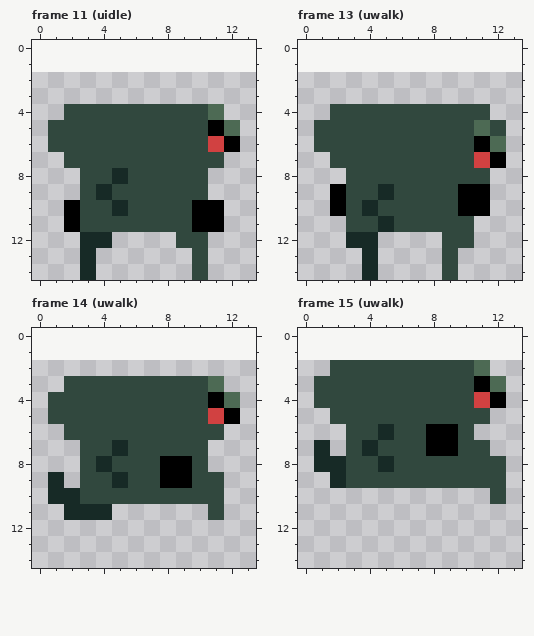
File history of a pixel-art file, assets/hammerhead.ase. Above: the version before the commit.
14x13 pixels, 18 frames. Shown: frame 11 (uidle), frame 13 (uwalk), frame 14 (uwalk), frame 15 (uwalk). The old version is drawn lined up with the new one, on the new canvas. The commit also changed other frames, which this record leaves out.
The result:
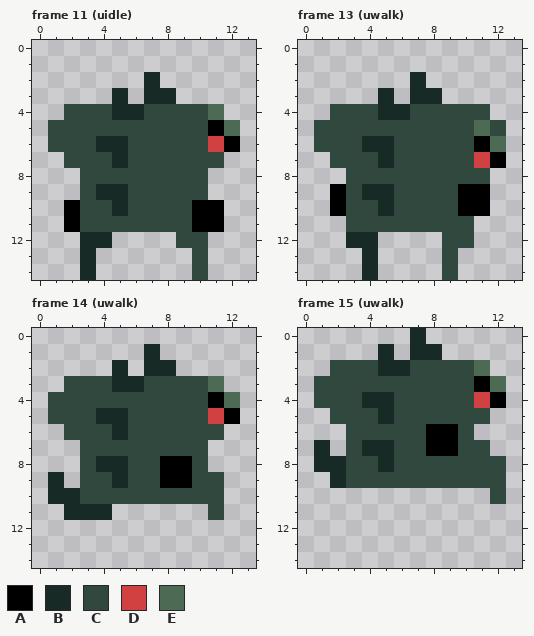
Palette (. is transparent): A #000000  B #172a26  C #31483e  D #d14141  E #4d6a54
Diff:
canvas 14x13 -> 14x15, the old top-left corner now at 0,2
--- frame 11 (uidle)
@@ x 2..10 @@
  1 .........
- 2 .........
- 3 .........
- 4 CCCCCCCCC
+ 2 .....B...
+ 3 ...B.BB..
+ 4 CCCBBCCCC
  5 CCCCCCCCC
- 6 CCCCCCCCC
- 7 CCCCCCCCC
- 8 .CCBCCCCC
- 9 .CBCCCCCC
+ 6 CCBBCCCCC
+ 7 CCCBCCCCC
+ 8 .CCCCCCCC
+ 9 .CBBCCCCC
 10 ACCBCCCCA
--- frame 13 (uwalk)
@@ x 2..10 @@
  1 .........
- 2 .........
- 3 .........
- 4 CCCCCCCCC
+ 2 .....B...
+ 3 ...B.BB..
+ 4 CCCBBCCCC
  5 CCCCCCCCC
- 6 CCCCCCCCC
- 7 CCCCCCCCC
+ 6 CCBBCCCCC
+ 7 CCCBCCCCC
  8 .CCCCCCCC
- 9 ACCBCCCCA
-10 ACBCCCCCA
-11 .CCBCCCCC
+ 9 ACBBCCCCA
+10 ACCBCCCCA
+11 .CCCCCCCC
 12 .BB....CC
--- frame 14 (uwalk)
@@ x 2..10 @@
  0 .........
- 1 .........
- 2 .........
- 3 CCCCCCCCC
+ 1 .....B...
+ 2 ...B.BB..
+ 3 CCCBBCCCC
  4 CCCCCCCCC
- 5 CCCCCCCCC
- 6 CCCCCCCCC
- 7 .CCBCCCCC
- 8 .CBCCCAAC
+ 5 CCBBCCCCC
+ 6 CCCBCCCCC
+ 7 .CCCCCCCC
+ 8 .CBBCCAAC
  9 .CCBCCAAC
--- frame 15 (uwalk)
@@ x 2..10 @@
- 0 .........
- 1 .........
- 2 CCCCCCCCC
+ 0 .....B...
+ 1 ...B.BB..
+ 2 CCCBBCCCC
  3 CCCCCCCCC
- 4 CCCCCCCCC
- 5 CCCCCCCCC
- 6 .CCBCCAAC
- 7 .CBCCCAAC
+ 4 CCBBCCCCC
+ 5 CCCBCCCCC
+ 6 .CCCCCAAC
+ 7 .CBBCCAAC
  8 BCCBCCCCC
